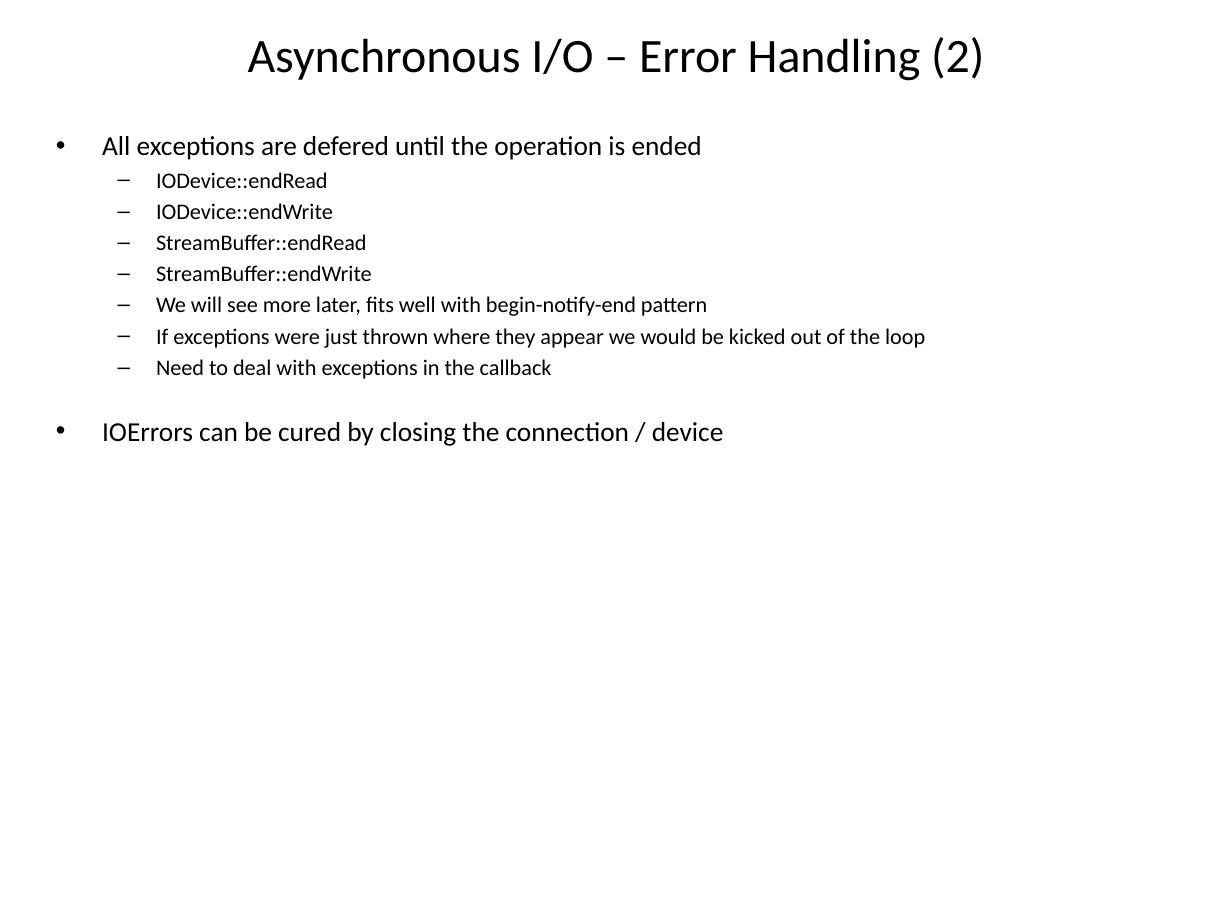
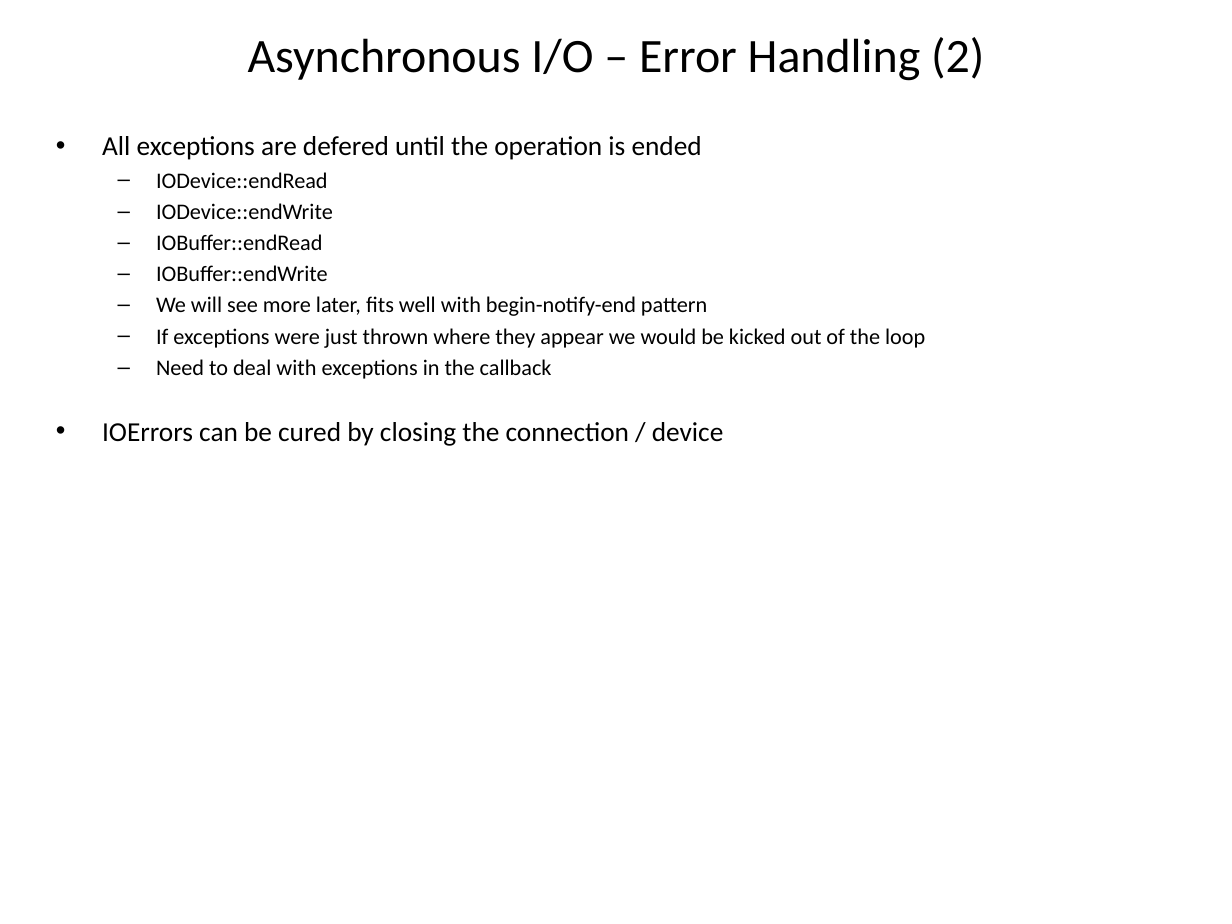
Before and after one commit to Pt-Framework/Pt, a slide deck: slide 13 of doc/other/asynchrony_for_the_masses.pptx. Drawn at 1232x924 pixels with LibreOffice and Linux fonts; fonts in the diff are those of the drawing. Boxes give left, top, right and bottom in pixels: in the first picture for what was removed or moved away, otherwise in the second. Text is boxed around its words. In the diff, an @@ line names an element or a change of style, - is before the commit and + after.

```diff
--- a/doc/other/asynchrony_for_the_masses.pptx
+++ b/doc/other/asynchrony_for_the_masses.pptx
@@ text at (156,234,328,281): text changed @@
-  – StreamBuffer::endRead
-  – StreamBuffer::endWrite
+  – IOBuffer::endRead
+  – IOBuffer::endWrite
```
Also in this commit, not shown: 13 other slides changed, 13 other files.
